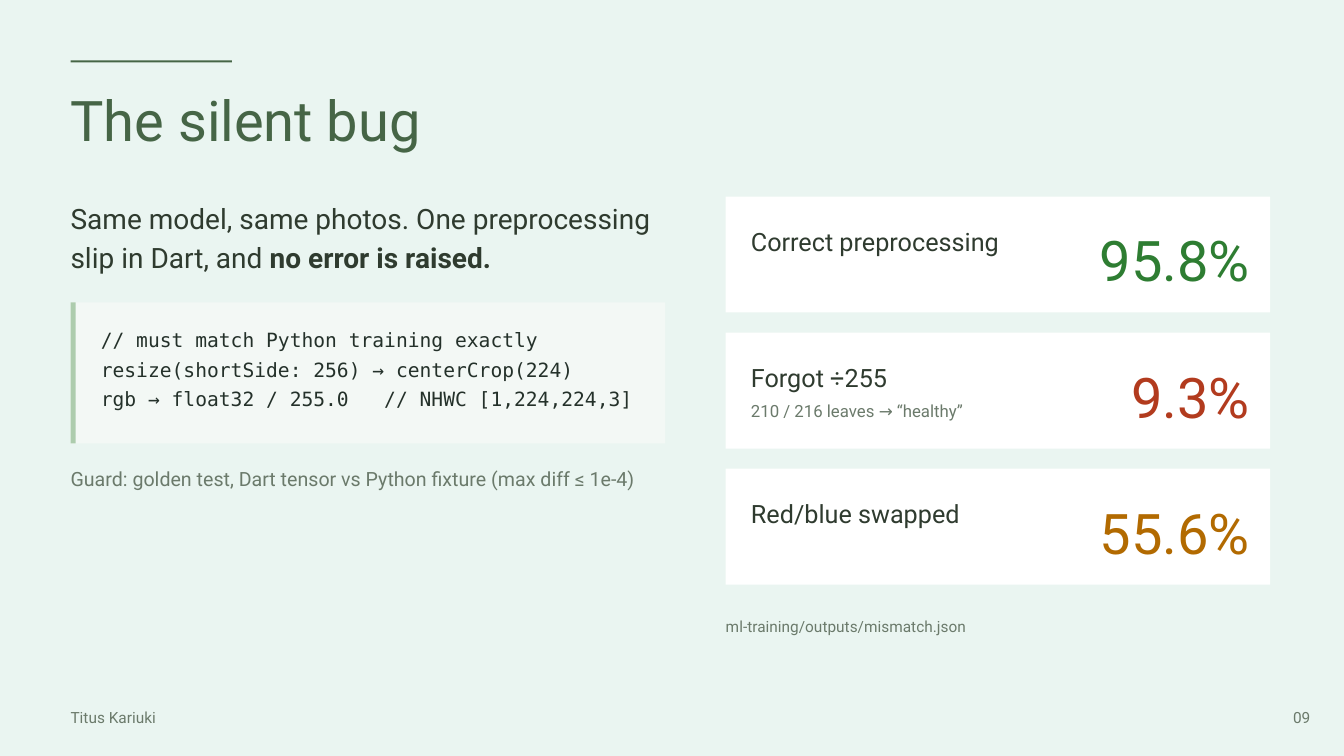
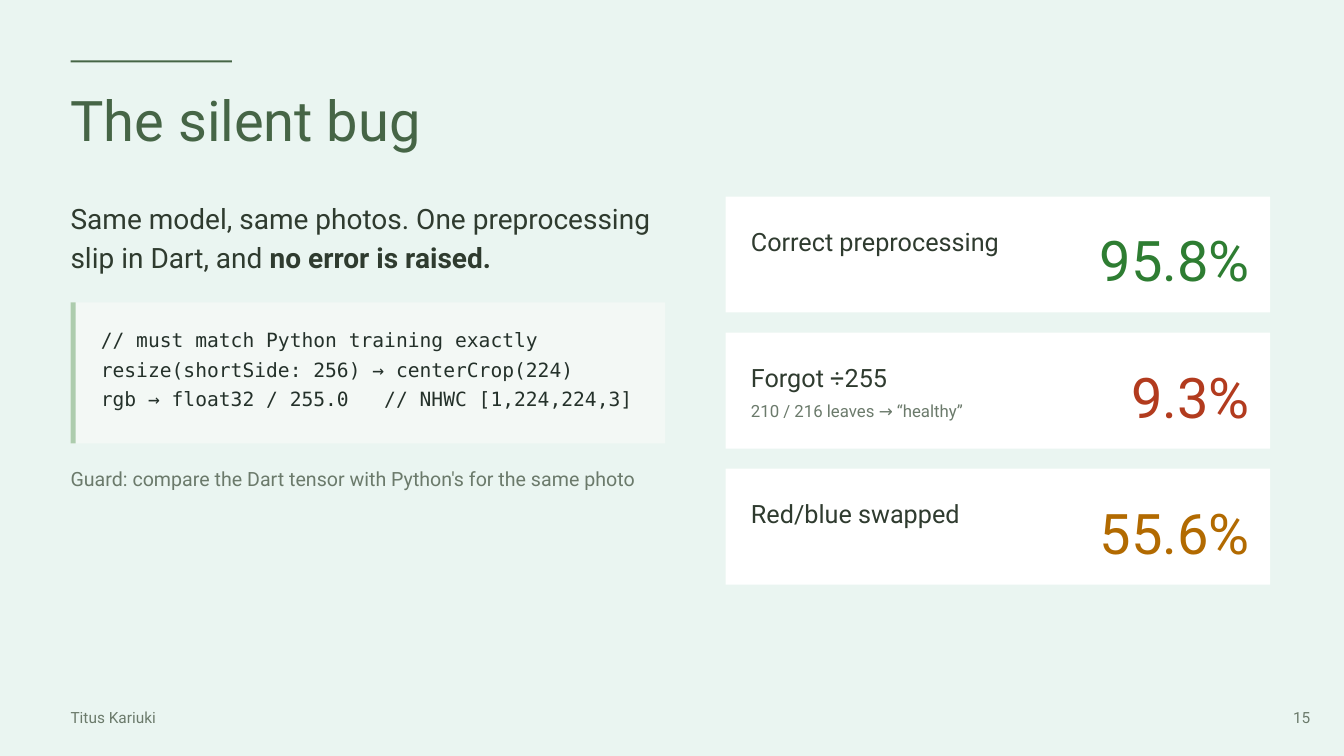
Before and after one commit to Paulmburu/ai-crop-disease-platform, a slide deck: slide 15 of docs/presentation/LeafCheck_FlutterconKE.pptx (slide 9 before the commit). Drawn at 1344x756 pixels with LibreOffice and Linux fonts; fonts in the diff are those of the drawing. Boxes give left, top, right and bottom in pixels: in the first picture for what was removed or moved away, otherwise in the second. Text is boxed around its words. In the diff, an @@ line names an element or a change of style, - is before the commit and + after.

```diff
--- a/docs/presentation/LeafCheck_FlutterconKE.pptx
+++ b/docs/presentation/LeafCheck_FlutterconKE.pptx
@@ text at (71, 471, 634, 490): text changed @@
-Guard: golden test, Dart tensor vs Python fixture (max diff ≤ 1e-4)
+Guard: compare the Dart tensor with Python's for the same photo
@@ text removed at (726, 620, 966, 635) @@
-ml-training/outputs/mismatch.json
@@ text at (1293, 712, 1310, 723): text changed @@
-09
+15
```
Also in this commit, not shown: 17 other slides changed, 30 slides added, 7 slides removed, 12 other files.
